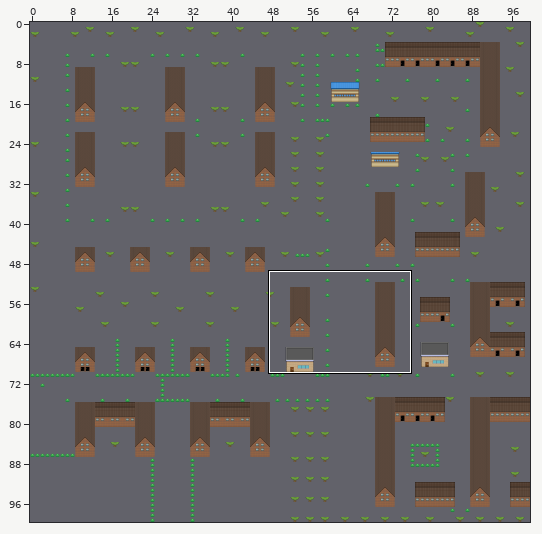
Tiled map -- core/assets/maps/map.tmx. The first picture is a wide view before the edit; the outline marks the close-up.
Close-up. Before the edit:
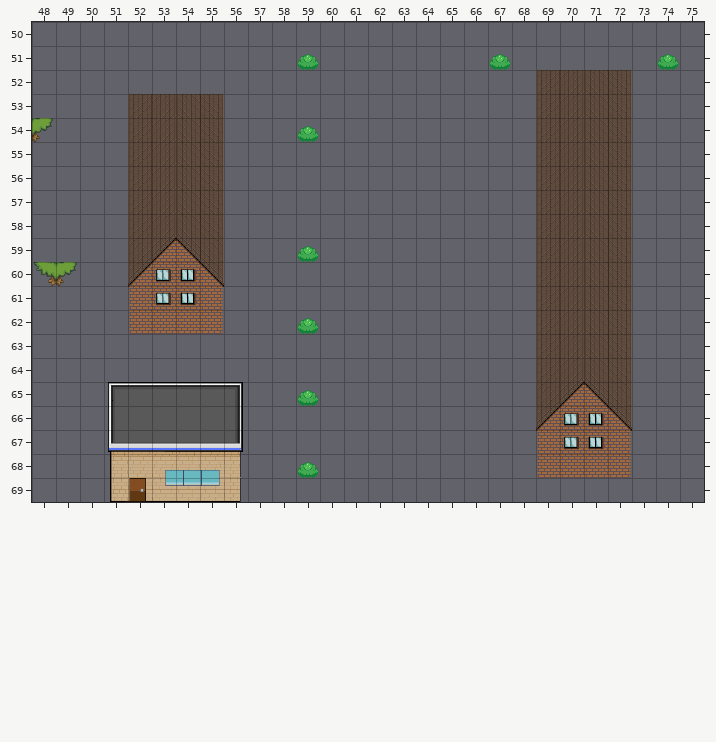
Cells are 32x32 px. Shown: x 48..75, y 50..69. The commit also changed other parts of the map, which this record leaves out. Tiles whose own drawing changed are shown in their newer look in all pictures.
The same view after the edit:
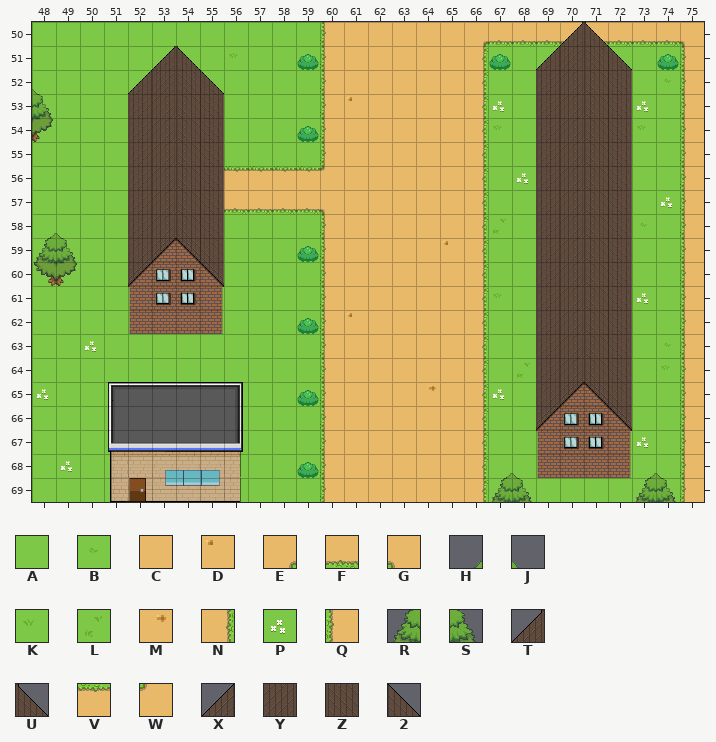
Key: from "Tileset": A 0, B 1, C 2, D 3, E 4, F 5, G 6, H 8, J 9, K 20, L 21, M 23, N 24, P 25, Q 26, R 28, S 29, T 41, U 42, V 45, W 46, X 60, Y 61, Z 62, 2 63.
_ is an empty cell, . an unchanged one.
Tiles of an added or newly shown layer are drawn over the layers below it.
Diff:
--- layer "Base" (now shown)
@@ x 48..75 @@
-50 ____________________________
-51 ______________________..____
-52 _____..______________....___
-53 ____...._____________....___
-54 ____...._____________....___
-55 ____...._____________....___
-56 ____...._____________....___
-57 ____...._____________....___
-58 ____...._____________....___
-59 ____...._____________....___
-60 ____...._____________....___
-61 _____..______________....___
-62 _____..______________....___
-63 _____________________....___
-64 _____________________....___
-65 ____...._____________....___
-66 ____...._____________....___
-67 ____....______________..____
-68 ____....______________..____
-69 ____....____________________
+50 AAAAAAAAAAAAQCCCCCEFFFFFFFFG
+51 AAAAAAAAKAAAQCCCCCNAAA..AAAQ
+52 AAAAA..AAAAAQCCCCCNAA....ABQ
+53 AAAA....AAAAQDCCCCNPA....PAQ
+54 KAAA....AAAAQCCCCCNKA....KAQ
+55 AAAA....AAAAQCCCCCNAA....AAQ
+56 AAAA....VVVVWCCCCCNAP....AAQ
+57 AAAA....FFFFGCCCCCNAA....APQ
+58 AAAA....AAAAQCCCCCNLA....BAQ
+59 AAAA....AAAAQCCCCDNAA....AAQ
+60 AAAA....AAAAQCCCCCNAA....AAQ
+61 AAAAA..AAAAAQCCCCCNKA....PAQ
+62 AAAAA..AAAAAQDCCCCNAA....AAQ
+63 AAPAAAAAAAAAQCCCCCNAA....ABQ
+64 AAAAAAAAAAAAQCCCCCNAL....AKQ
+65 PAAA....AAAAQCCCMCNPA....AAQ
+66 AAAA....AAAAQCCCCCNAA....AAQ
+67 AAAA....AAAAQCCCCCNAAA..APAQ
+68 APAA....AAAAQCCCCCNAAA..AAAQ
+69 AAAA....AAAAQCCCCCNAAAAAAAAQ
--- layer "Overhang" (now shown)
@@ x 48..72 @@
-50 ......................__.
-51 .....__..............____
-52 _...____.................
-53 _........................
+50 ......................TU.
+51 .....TU..............XYZ2
+52 J...XYZ2.................
+53 S........................
@@ x 48..49 @@
-58 __
-59 __
+58 HJ
+59 RS
@@ x 67..74 @@
-68 __....__
-69 __....__
+68 HJ....HJ
+69 RS....RS
Boxes around the changes in both close-ups, in picture pixels (x1, y1, x2, y2):
added: (32, 22, 704, 502)
